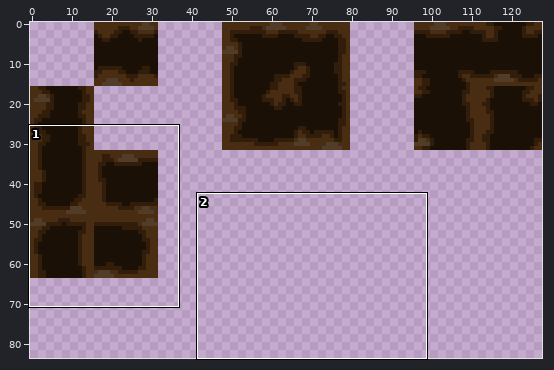
One commit to this sprite sheet: spiritcorps/Assets/TilesPit.png. The picture above shows the old version from afar; the outline marks the close-up.
Close-up. First the earlier version:
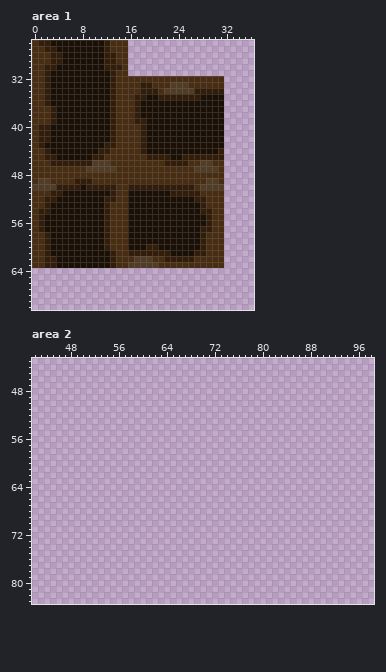
The file is 256x256 pixels, drawn in blocks of 2x2; one block is one cell here. Shown: area 1: x 0..36, y 26..70; area 2: x 42..98, y 43..83. The wide view leaves out empty margins.
The result:
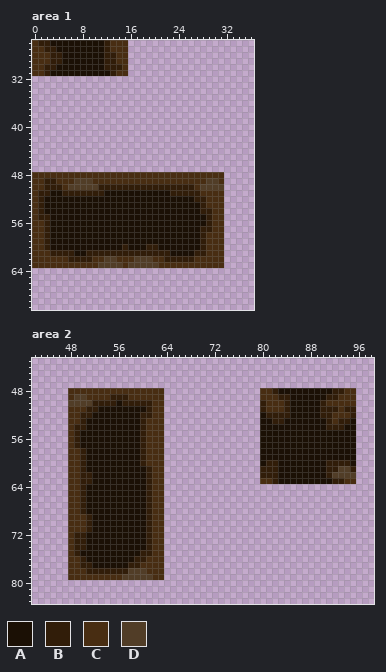
Palette (. is transparent): A #1b1005  B #311d09  C #482d12  D #513d27
Diff:
Changed rows in their new state; - is an unchanged pixel.
Area 1:
first column x 0:
32 ................................
33 ................................
34 ................................
35 ................................
36 ................................
37 ................................
38 ................................
39 ................................
40 ................................
41 ................................
42 ................................
43 ................................
44 ................................
45 ................................
46 ................................
47 ................................
49 -CBB---DDD----------------------
50 CCBB-CDDDDD---BB----------------
51 -BBAABBBBBBB-AAA----------------
52 -BAA--------AAAA----------------
53 -BA---------AAAA----------------
54 --A---------AAAA----------------
55 --B---------AAAA----------------
56 -CB---------AAAA----------------
57 -CB---------AAAA----------------
58 ------------AAAA----------------
59 ------------AAAA----------------
60 ------------AAAB----------------
61 --CBBBB--BBBB-BB----------------
62 --CCCCBBBBCCDD------------------
63 --CCCCCCCCCDDDD-----------------
Area 2:
first column x 48:
48 CCCCCCCCCCCCCCCC----------------CCBAAAAAAAAABBCC
49 CDDCCCCBBBCCCCCC----------------CCCBBAAAAAABBCCC
50 DDDDBBBBABBBBBCC----------------BCCCBAAAAABCCCCC
51 CCCBBAAAAAAAABCC----------------BCCCBAAAAABBBCBB
52 CCBBAAAAAAAABBCC----------------ABBBBAAAAABBCCCB
53 CCBAAAAAAAAABCCC----------------AABBAAAAAAABCBBA
54 CBBAAAAAAAAABCCC----------------AAAAAAAAAAABBBAA
55 CBAAAAAAAAAABCCC----------------AAAAAAAAAAAAAAAA
56 CBAAAAAAAAAABCCC----------------AAAAAAAAAAAAAAAA
57 CBAAAAAAAAAABCCC----------------AAAAAAAAAAAAAAAA
58 CCBAAAAAAAAABCCC----------------AAAAAAAAAAAAAAAA
59 CCBAAAAAAAAABCCC----------------AAAAAAAAAAAAAAAA
60 CCBAAAAAAAAABCCC----------------ABBAAAAAAAABBBBA
61 CCBAAAAAAAAAABCC----------------BBBAAAAAAAABBDDB
62 CCBBAAAAAAAAABCC----------------BBBAAAAAAAABDDDD
63 CCBBAAAAAAAAABCC----------------CCBAAAAAAAAABBCC
64 CCBAAAAAAAAAABCC--------------------------------
65 CCBAAAAAAAAAABCC--------------------------------
66 CCBAAAAAAAAAABCC--------------------------------
67 CCBAAAAAAAAAABCC--------------------------------
68 CCBAAAAAAAAAABCC--------------------------------
69 CCCBAAAAAAAAABCC--------------------------------
70 CCCBAAAAAAAAABCC--------------------------------
71 CCCBAAAAAAAAABCC--------------------------------
72 CBBAAAAAAAAAABCC--------------------------------
73 CBBAAAAAAAAAABCC--------------------------------
74 CBBAAAAAAAAAABCC--------------------------------
75 CBAAAAAAAAAABBCC--------------------------------
76 CCBAAAAAAAABBCCC--------------------------------
77 CCBBAAAAAABBCCCC--------------------------------
78 CCCBBBBBBBDDDCCC--------------------------------
79 CCCCCCCCCDDDDDCC--------------------------------
Boxes around the changes in both close-ups, in picture pixels (x1, y1, x2, y2):
changed: (32, 76, 224, 268)
added: (68, 388, 164, 580)
added: (260, 388, 356, 484)
